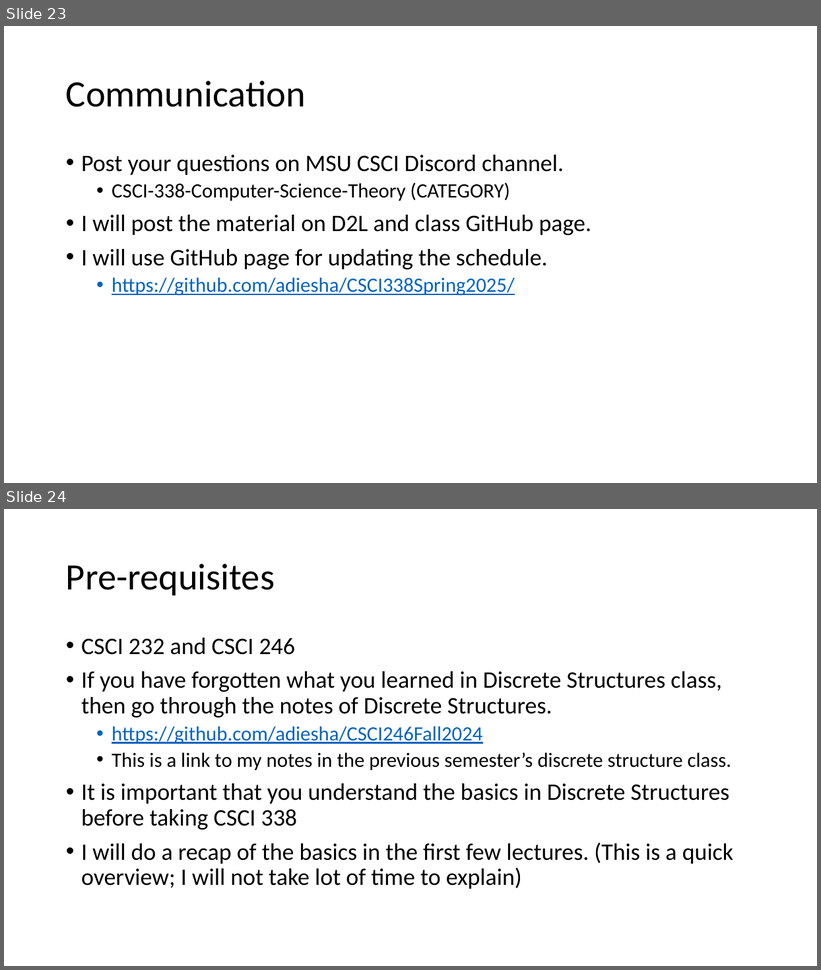
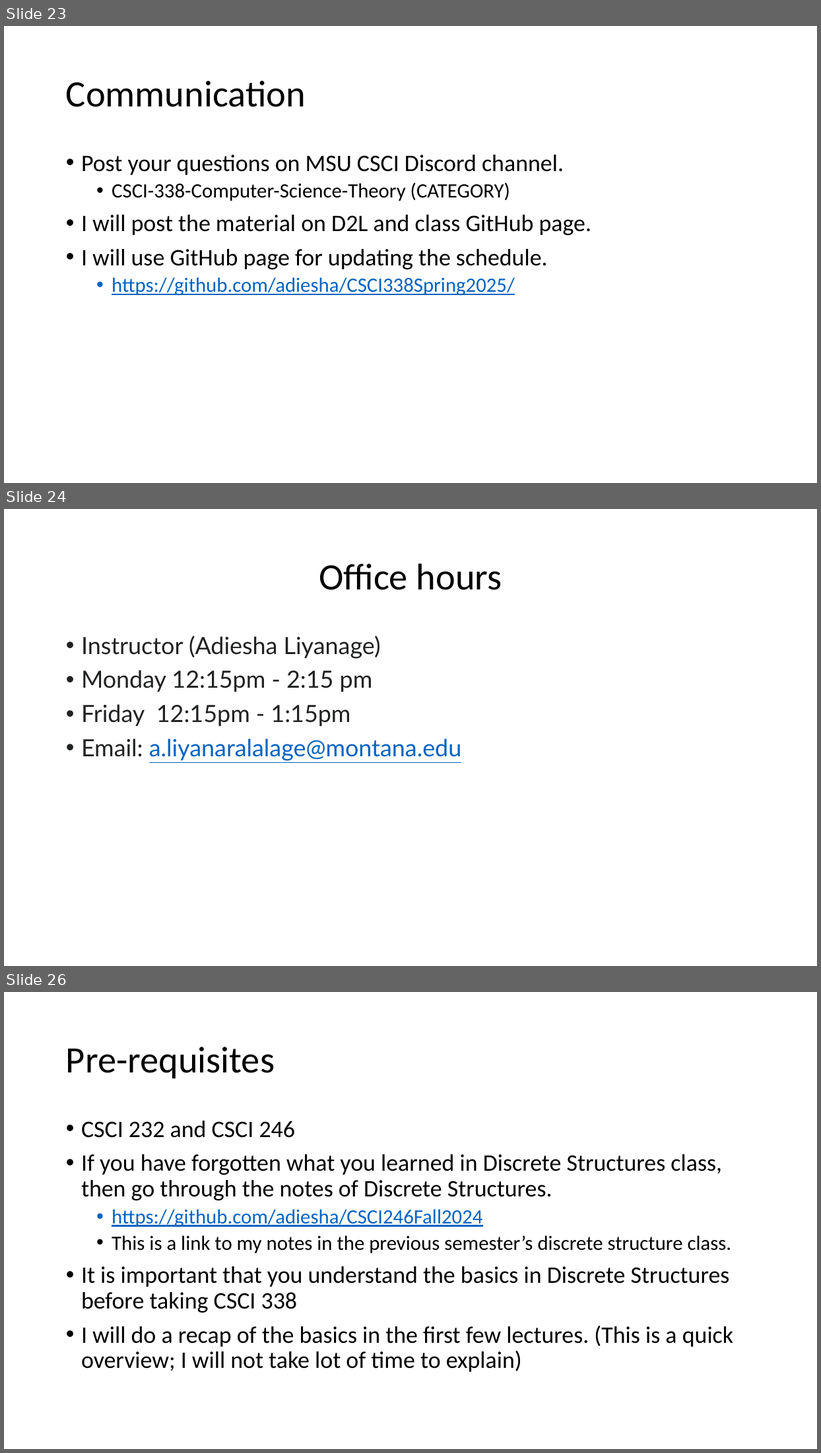
Before and after one commit to adiesha/CSCI338Spring2025, a slide deck: Notes/Lecture01/Introduction.pptx. Shown one above the other, each under a label of ours: slides 23 and 24 before the commit, slides 23, 24 and 26 after it; the slides between them are not shown. The pictures are 821x970 and 821x1453 pixels, drawn with LibreOffice and Linux fonts; fonts in the diff are those of the drawing. Boxes give left, top, right and bottom in pixels: in the first picture for what was removed or moved away, otherwise in the second. Text is boxed around its words. In the diff, an @@ line names an element or a change of style, - is before the commit and + after.

```diff
--- a/Notes/Lecture01/Introduction.pptx
+++ b/Notes/Lecture01/Introduction.pptx
@@ slide 24 added at (x1=4, y1=509, x2=817, y2=966), background #FFFFFF @@
@@ title added at (x1=319, y1=563, x2=502, y2=590), 44 pt, text #000000 @@
+Office hours
@@ text added at (x1=81, y1=636, x2=461, y2=761), 28 pt, text #202122 @@
+• Instructor (Adiesha Liyanage)
+• Monday 12:15pm - 2:15 pm
+• Friday 12:15pm - 1:15pm
+• Email: a.liyanaralalage@montana.edu
@@ what was slide 24 is now slide 26 @@
```
Also in this commit, not shown: 1 other slide added, 2 other files.
